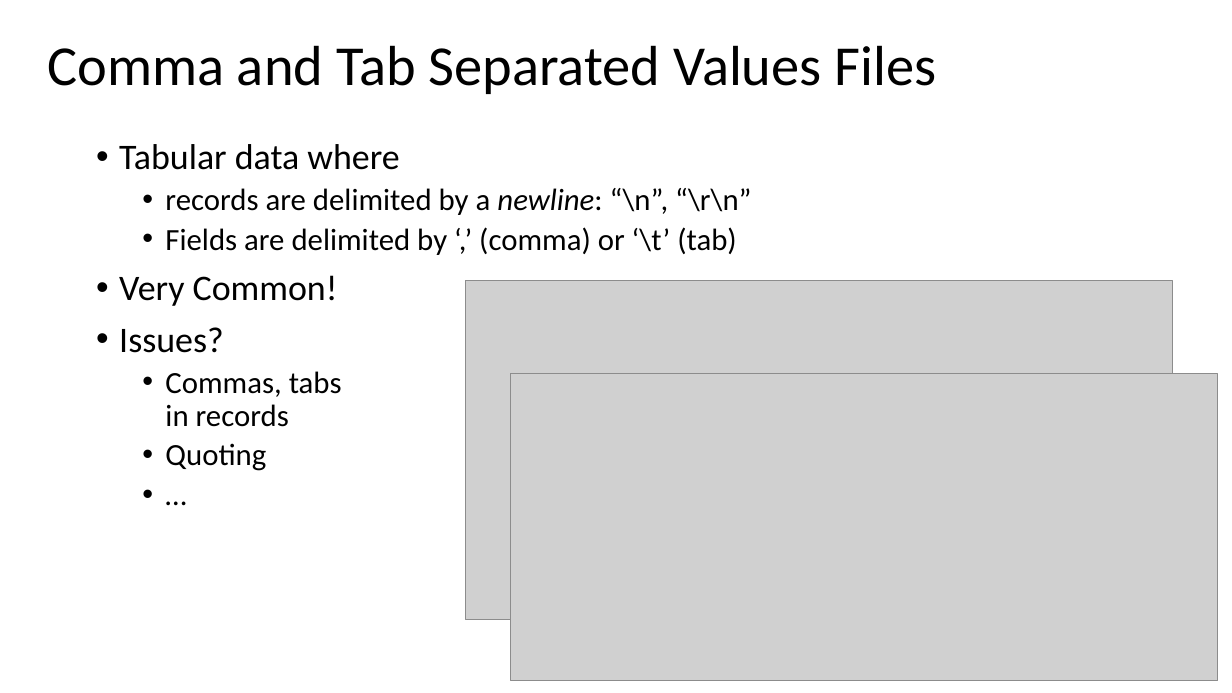
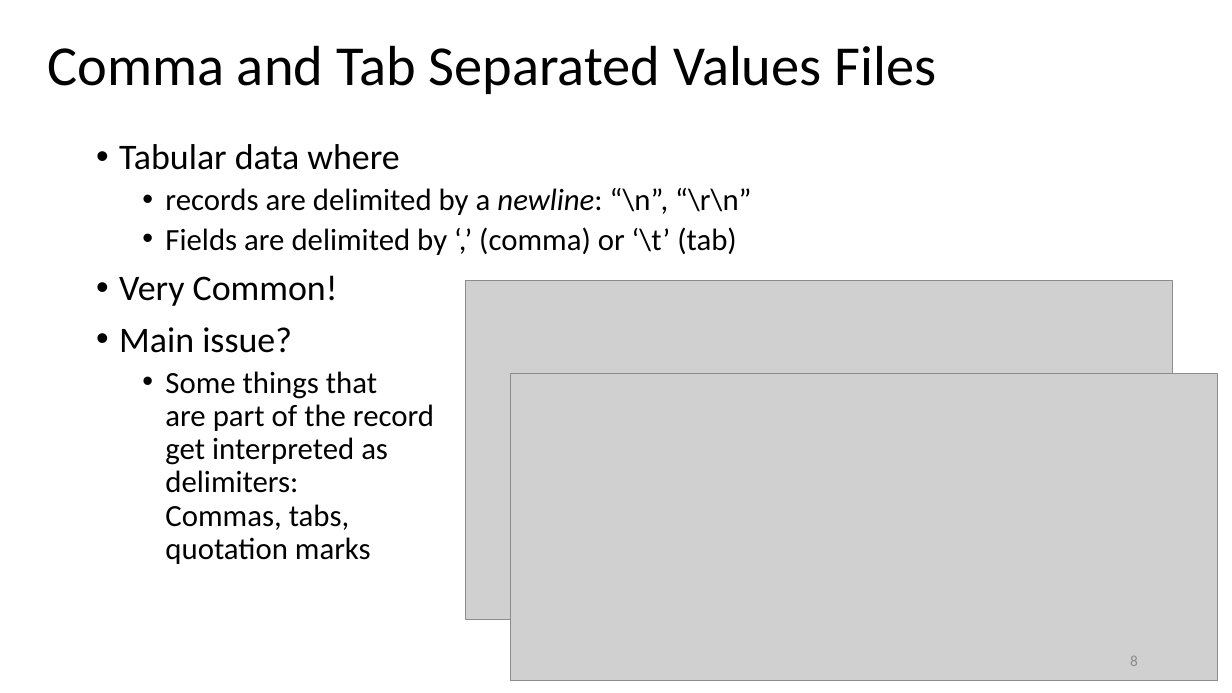
Before and after one commit to joshasuncion/ER-190C, a slide deck: slide 8 of lecture/Lecture 6 Sept 11/6 Data Cleaning, EDA and Energy.pptx. Drawn at 1232x693 pixels with LibreOffice and Linux fonts; fonts in the diff are those of the drawing; grey boxes stand for pictures. Boxes give left, top, right and bottom in pixels: in the first picture for what was removed or moved away, otherwise in the second. Text is boxed around its words. In the diff, an @@ line names an element or a change of style, - is before the commit and + after.

```diff
--- a/lecture/Lecture 6 Sept 11/6 Data Cleaning, EDA and Energy.pptx
+++ b/lecture/Lecture 6 Sept 11/6 Data Cleaning, EDA and Energy.pptx
@@ text at (119, 327, 434, 564): text changed @@
-• Issues?
-  • Commas, tabs
-    in records
-  • Quoting
-  • …
+• Main issue?
+  • Some things that
+    are part of the record
+    get interpreted as
+    delimiters:
+    Commas, tabs,
+    quotation marks
@@ page number added at (1130, 656, 1138, 666), 12 pt, text #8C8C8C @@
+8
```
Also in this commit, not shown: 8 other slides changed, 1 slide added, 1 slide removed, 3 other files.
